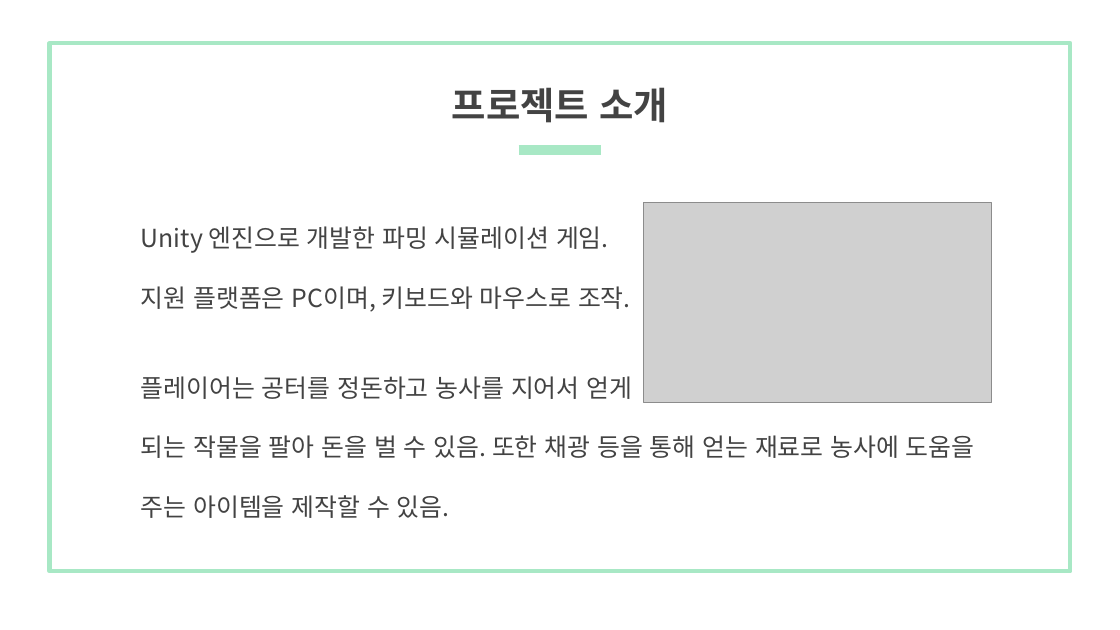
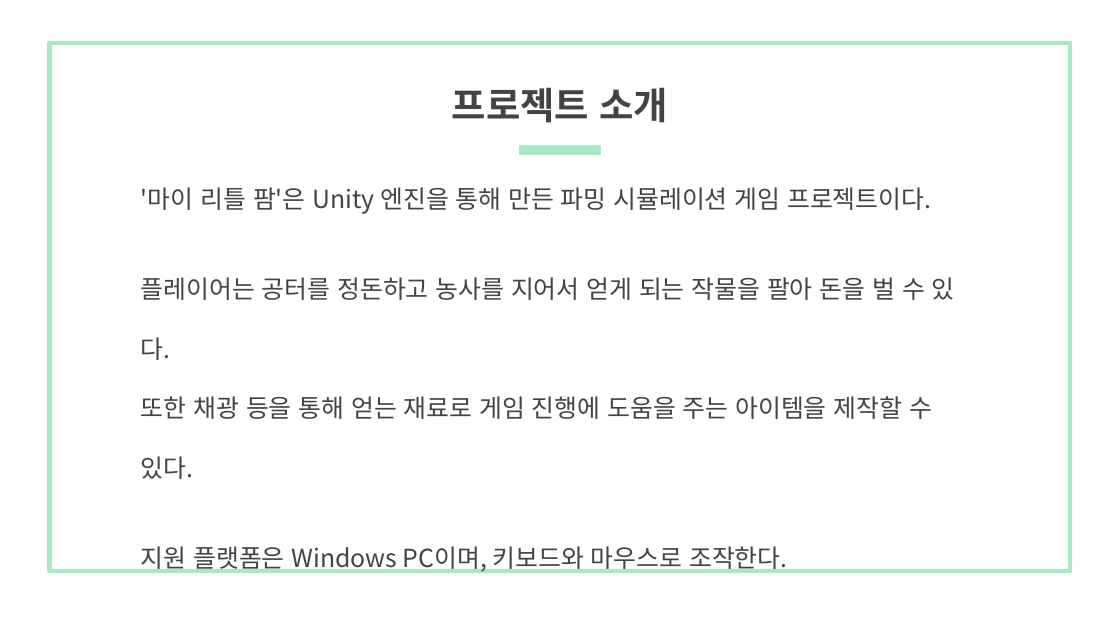
Before and after one commit to kookmin-sw/capstone-2020-10, a slide deck: slide 3 of doc/최종발표 자료/마이 리틀 팜 최종 발표 자료.pptx. Drawn at 1120x630 pixels with LibreOffice and Linux fonts; fonts in the diff are those of the drawing; grey boxes stand for pictures. Boxes give left, top, right and bottom in pixels: in the first picture for what was removed or moved away, otherwise in the second. Text is boxed around its words. In the diff, an @@ line names an element or a change of style, - is before the commit and + after.

```diff
--- a/doc/최종발표 자료/마이 리틀 팜 최종 발표 자료.pptx
+++ b/doc/최종발표 자료/마이 리틀 팜 최종 발표 자료.pptx
@@ text "'마이 리틀 팜'은 Unity 엔진을 ..." at (141,187,955,573): vertical alignment top to middle @@
@@ text at (141,187,955,573): text changed @@
-Unity 엔진으로 개발한 파밍 시뮬레이션 게임.
-지원 플랫폼은 PC이며, 키보드와 마우스로 조작.
-플레이어는 공터를 정돈하고 농사를 지어서 얻게
-되는 작물을 팔아 돈을 벌 수 있음. 또한 채광 등을 통해 얻는 재료로 농사에 도움을 주는 아이템을 제작할 수 있음.
+'마이 리틀 팜'은 Unity 엔진을 통해 만든 파밍 시뮬레이션 게임 프로젝트이다.
+플레이어는 공터를 정돈하고 농사를 지어서 얻게 되는 작물을 팔아 돈을 벌 수 있다.
+또한 채광 등을 통해 얻는 재료로 게임 진행에 도움을 주는 아이템을 제작할 수 있다.
+지원 플랫폼은 Windows PC이며, 키보드와 마우스로 조작한다.
@@ picture removed at (644,203,991,402) @@
```
Also in this commit, not shown: 5 other slides changed, 3 slides added, 3 slides removed, 1 other file.
